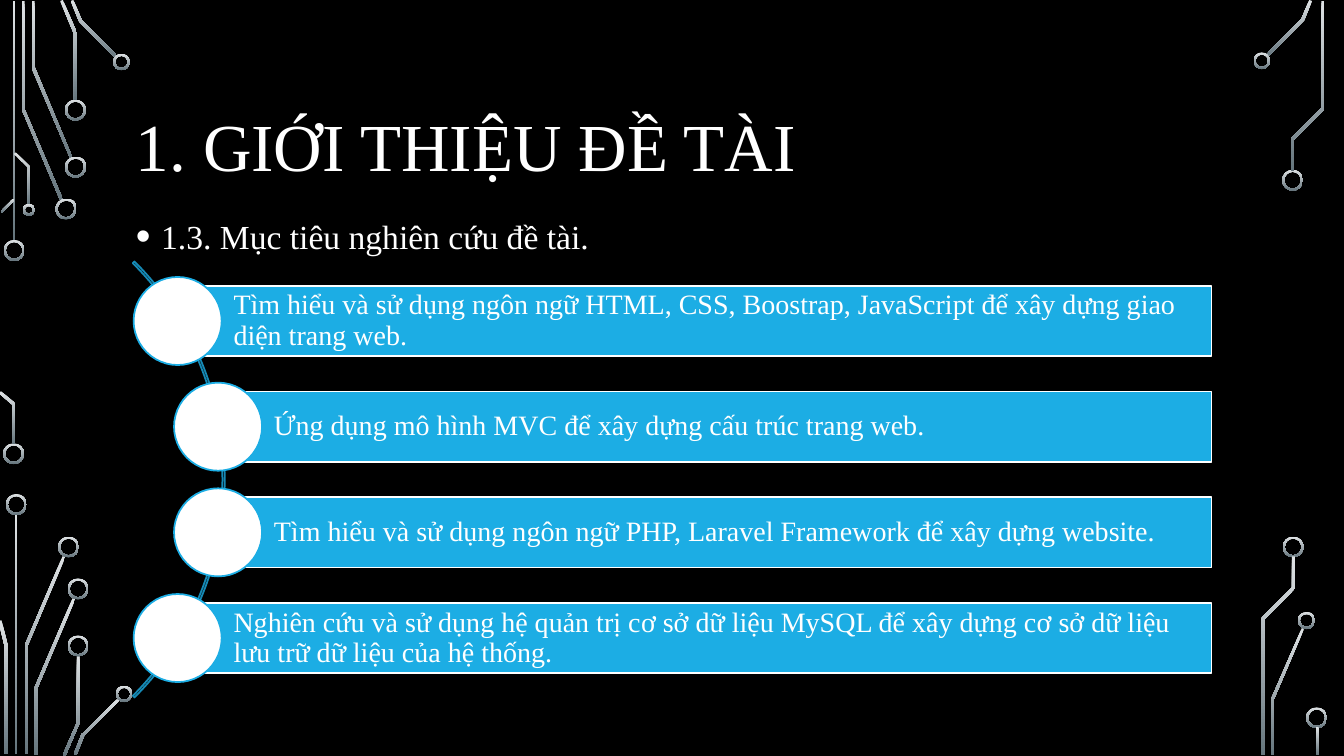
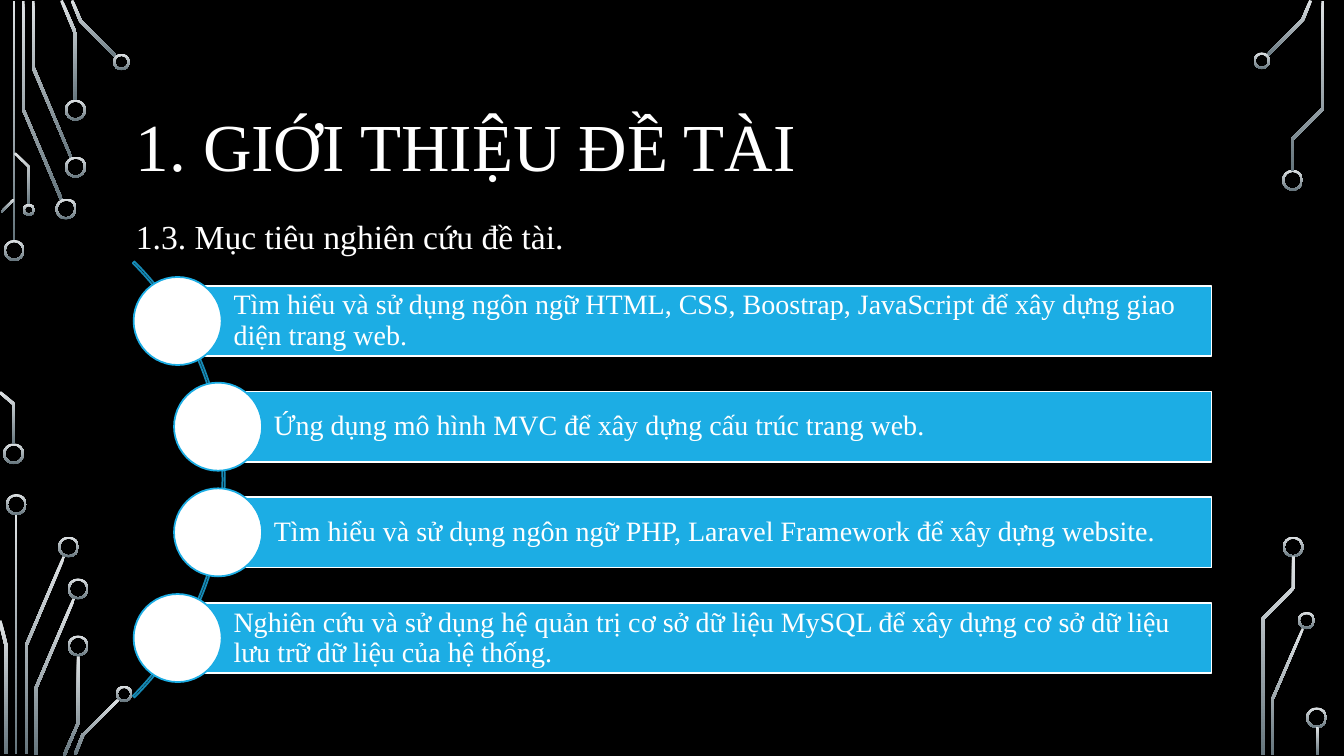
Before and after one commit to kiet1022/DoanHoiIT, a slide deck: slide 5 of FileBC/SlideBaoCaoVer2NotComplete.pptx. Drawn at 1344x756 pixels with LibreOffice and Linux fonts; fonts in the diff are those of the drawing; background and template pictures are left out. Boxes give left, top, right and bottom in pixels: in the first picture for what was removed or moved away, otherwise in the second. Text is boxed around its words. In the diff, an @@ line names an element or a change of style, - is before the commit and + after.

```diff
--- a/FileBC/SlideBaoCaoVer2NotComplete.pptx
+++ b/FileBC/SlideBaoCaoVer2NotComplete.pptx
@@ text "1.3. Mục tiêu nghiên cứu ..." at [136, 224, 564, 256]: bullet • to none @@
```
Also in this commit, not shown: 7 other slides changed, 2 slides added, 4 slides removed.
